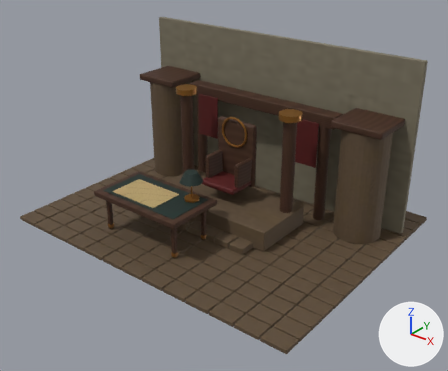
Renders of the glTF model apps/web/public/history/kingdom-court/room.glb from each side of a commit.
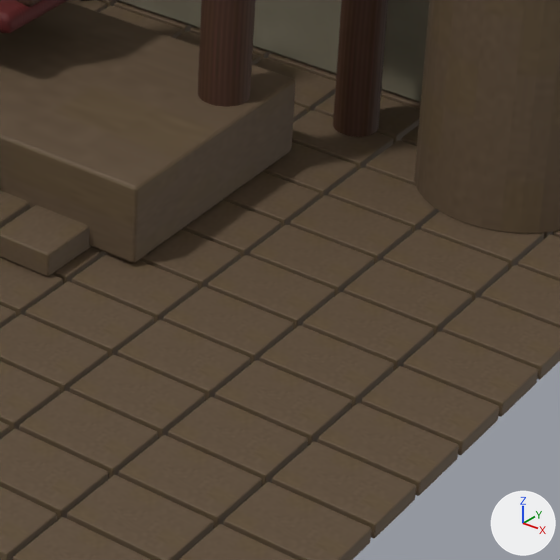
Each version appears first whole from a 50 mm camera at (11.1, -11.79, 9.71) aimed at (0.39, 1.6, 1.41), and next in a close-up on the part from 51% to 82% of the width and 50% to 88% of the height. Lighting does not change. The marker at lower right points along +X, +Y and +Z. The first two pictures are the older version. Where no turn or scale is listed for an object, it has been applied to the vertices.

Objects in the first close-up: 'Ceremonial column', 'Ceremonial seat cushion', 'Courtyard paving', 'Open courtyard backdrop'.
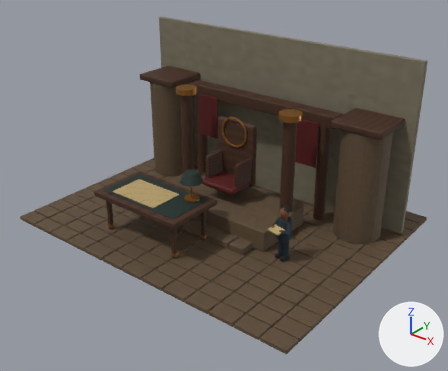
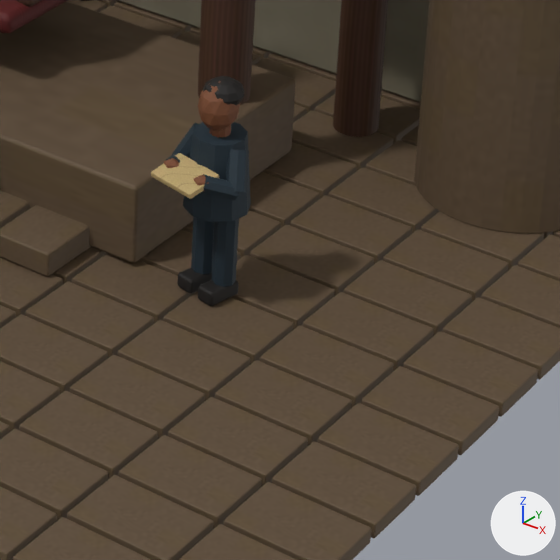
What the commit changed:
Picture 'Illustrative figure indigo cloth surface' (img_illustrative_figure_indigo_cloth_surface) is new.
Picture 'Illustrative figure dark umber surface' (img_illustrative_figure_dark_umber_surface) is new.
Picture 'Illustrative figure warm clay surface' (img_illustrative_figure_warm_clay_surface) is new.
Material 'Illustrative figure indigo cloth' (mat_illustrative_figure_indigo_cloth) is new.
Its texture is img_illustrative_figure_indigo_cloth_surface.
Its roughness is 0.72.
Material 'Illustrative figure dark umber' (mat_illustrative_figure_dark_umber) is new.
Its texture is img_illustrative_figure_dark_umber_surface.
Its roughness is 0.72.
Material 'Illustrative figure warm clay' (mat_illustrative_figure_warm_clay) is new.
Its texture is img_illustrative_figure_warm_clay_surface.
Its roughness is 0.72.
Mesh me_cylinder_010 is new.
It has 116 vertices, 204 faces and spans x -0.26..0.423, y -0.395..0.211, z -0.31..0.84.
It uses material mat_illustrative_figure_indigo_cloth (picture img_illustrative_figure_indigo_cloth_surface).
Mesh me_cube_227 is new.
It has 174 vertices, 336 faces and spans x -0.1..0.3, y -0.19..0.18, z -0.06..1.62.
It uses material mat_illustrative_figure_dark_umber (picture img_illustrative_figure_dark_umber_surface).
Mesh me_cube_229 is new.
It has 56 vertices, 108 faces and spans x -0.224..0.224, y -0.178..0.178, z -0.051..0.051.
It uses material mat_illustrative_parchment (picture img_illustrative_parchment_surface).
Mesh me_cylinder_012 is new.
It has 86 vertices, 156 faces and spans x -0.271..0.14, y -0.386..0.124, z -0.328..0.377.
It uses material mat_illustrative_figure_warm_clay (picture img_illustrative_figure_warm_clay_surface).
Object 'Figure trouser' (ob_figure_trouser) is new; it shows me_cylinder_010.
Its location is (2.798, 1.223, 0.43).
Object 'Figure shoe' (ob_figure_shoe) is new; it shows me_cube_227.
Its location is (2.787, 1.174, 0.06).
Object 'Figure illustrative blank folio' (ob_figure_illustrative_blank_folio) is new; it shows me_cube_229.
Its location is (2.83, 0.888, 1.04).
Object 'Figure collar' (ob_figure_collar) is new; it shows me_cylinder_012.
Its location is (2.9, 1.2, 1.3).

What differs and where, as boxes (x1, y1, x2, y2) in the close-ups (560 x 560 px):
'Figure trouser', added
    after: (166, 122, 251, 287)
'Figure shoe', added
    after: (177, 76, 245, 306)
'Figure collar', added (brown)
    after: (164, 81, 240, 192)
'Figure illustrative blank folio', added (brown)
    after: (151, 153, 220, 199)
